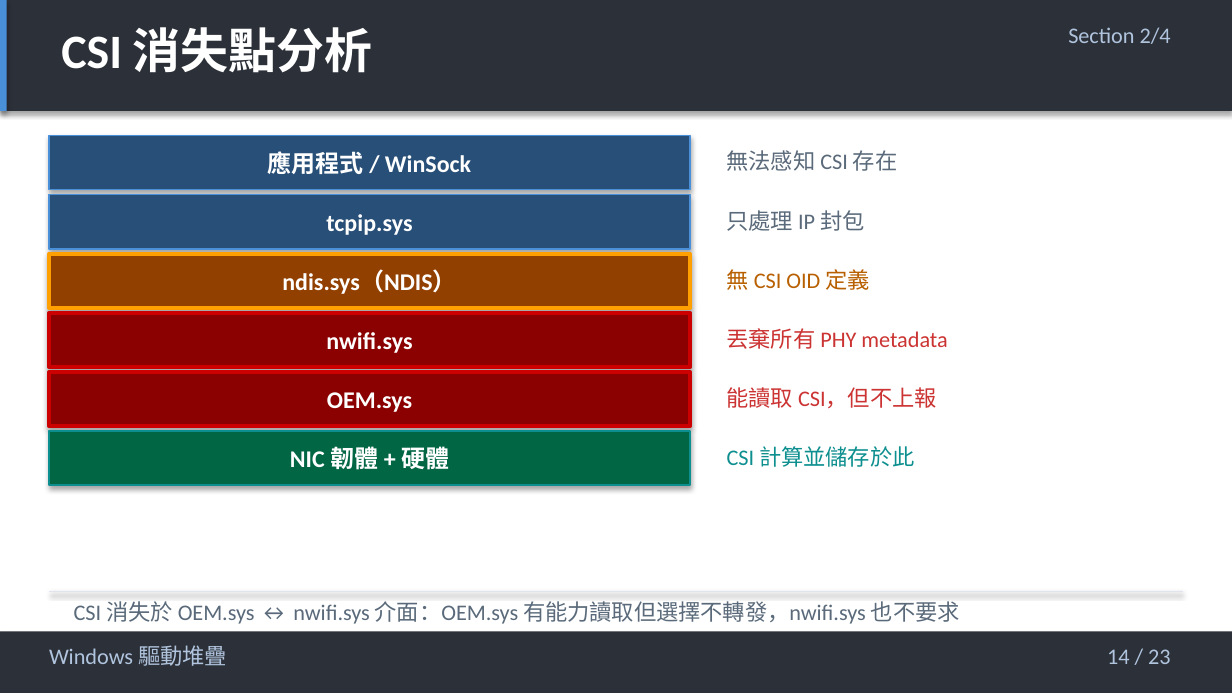
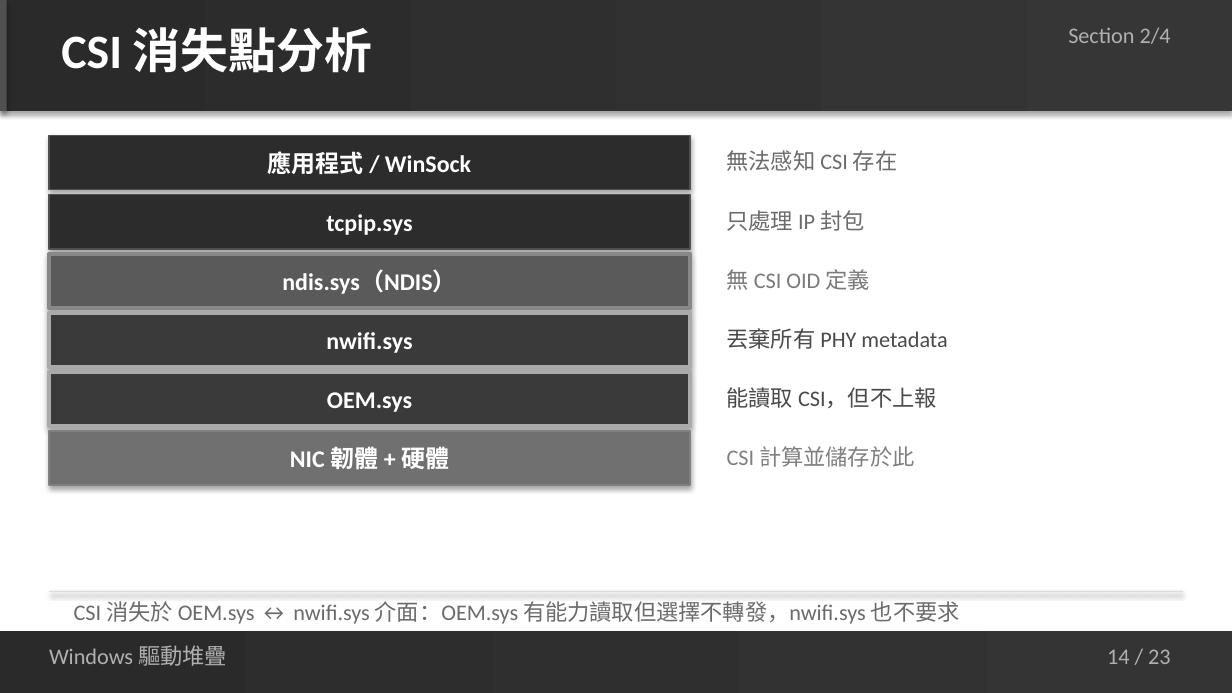
Before and after one commit to jacky92219-cell/network-ppt-project, a slide deck: slide 14 of output/network-card-csi-v5.1.pptx. Drawn at 1232x693 pixels with LibreOffice and Linux fonts; fonts in the diff are those of the drawing. Boxes give left, top, right and bottom in pixels: in the first picture for what was removed or moved away, otherwise in the second. Text is boxed around its words. In the diff, an @@ line names an element or a change of style, - is before the commit and + after.

```diff
--- a/output/network-card-csi-v5.1.pptx
+++ b/output/network-card-csi-v5.1.pptx
@@ rectangle at (0,0,1232,111): fill #2C3038 to gradient #2A2A2A to #363636 @@
@@ rectangle at (0,0,7,111): fill #4A90D9 to #505050 @@
@@ rectangle "應用程式 / WinSock" at (49,136,690,190): fill #284F77 to #2C2C2C; outline #4A90D9 1 pt to #505050 1 pt @@
@@ rectangle "tcpip.sys" at (49,195,690,249): fill #284F77 to #2C2C2C; outline #4A90D9 1 pt to #505050 1 pt @@
@@ rectangle "ndis.sys（NDIS）" at (49,254,690,308): fill #924000 to #5A5A5A; outline #FFA000 2.5 pt to #888888 2.5 pt @@
@@ text "無 CSI OID 定義" at (727,269,869,290): text colour #B86000 to #7A7A7A @@
@@ rectangle "nwifi.sys" at (49,313,690,367): fill #8B0000 to #3A3A3A; outline #CC0000 2.5 pt to #AAAAAA 2.5 pt @@
@@ text "丟棄所有 PHY metadata" at (727,328,947,349): text colour #CC3333 to #4A4A4A @@
@@ rectangle "OEM.sys" at (49,372,690,426): fill #8B0000 to #3A3A3A; outline #CC0000 2.5 pt to #AAAAAA 2.5 pt @@
@@ text "能讀取 CSI，但不上報" at (727,387,937,408): text colour #CC3333 to #4A4A4A @@
@@ rectangle "NIC 韌體 + 硬體" at (49,431,690,485): fill #006644 to #707070; outline #0E8F8F 1 pt to #808080 1 pt @@
@@ text "CSI 計算並儲存於此" at (727,446,914,467): text colour #0E8F8F to #808080 @@
@@ line (49, 591) - (1183, 591): stroke #E0E5ED 0.5 pt to #DCDCDC 0.5 pt @@
@@ text colour #5A6A7A to #6B6B6B in 3 elements at (727,150,897,171), (727,210,864,231), (74,601,960,624) @@
@@ rectangle at (0,631,1232,692): fill #2C3038 to gradient #2A2A2A to #343434 @@
@@ text colour #B0C4DE to #B0B0B0 in 3 elements at (1068,27,1171,44), (49,645,227,666), (1107,649,1171,664) @@
```
Also in this commit, not shown: 22 other slides changed, 2 other files.
